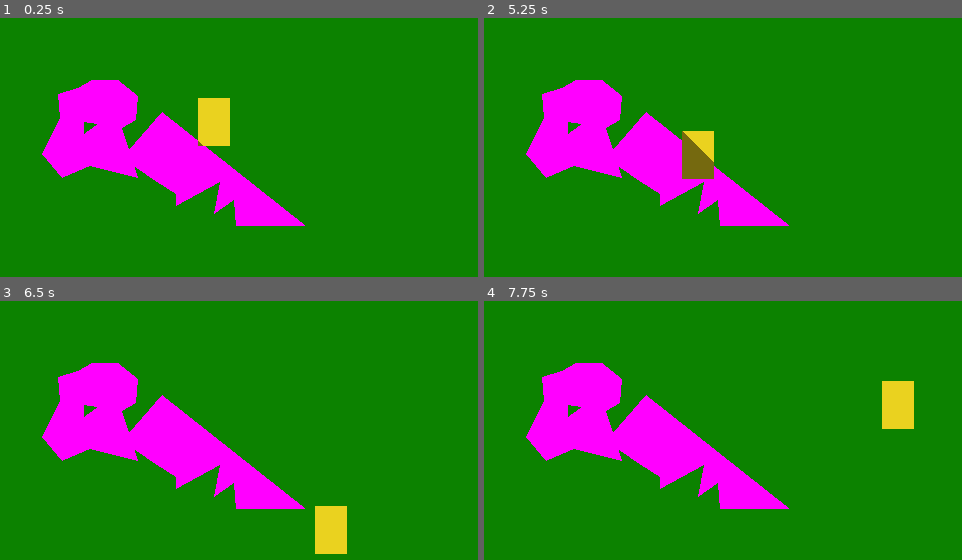
Above: before the commit, frames 1-4 (two rows, left to right).
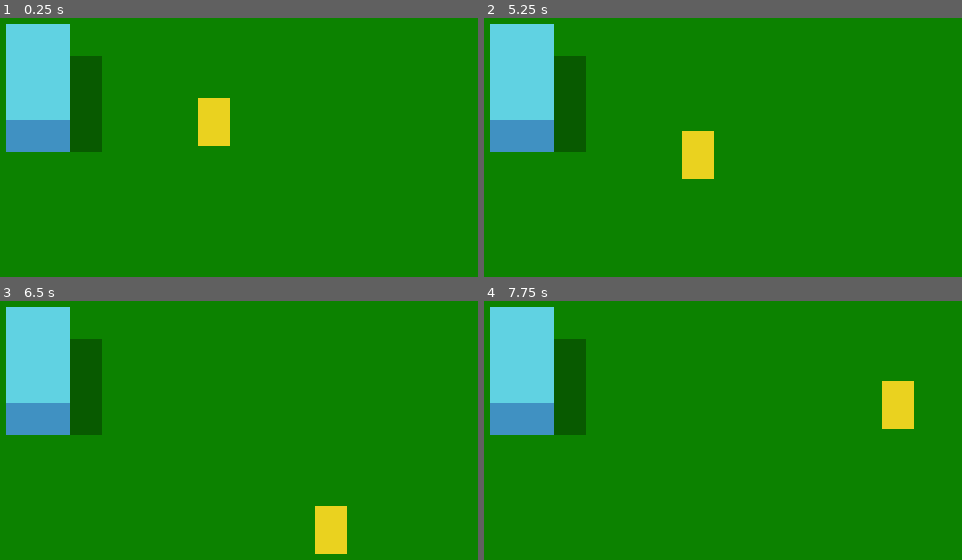
Above: after the commit, the same moments.

Repository: paperman5/godot-shadow-test
Game: Godot game, scene res://Level.tscn
Same seed, same stepped clock (60 frames per second), same inputs: the game is played once before the commit and once after it.
Inputs:
- Up to frame 1 (0.25 s): no input
- Up to frame 2 (5.25 s): tap Enter at 0.5 s; hold D (move_right) 0.53-1.28 s; hold S (move_down) 1.28-2.03 s; hold D (move_right) 2.03-2.78 s; hold W (move_up) 2.78-3.53 s; hold A (move_left) 3.53-5.03 s; hold S (move_down) from 5.03 s (still down)
- Up to frame 3 (6.5 s): release S (move_down) at 5.78 s; hold D (move_right) from 5.78 s (still down)
- Up to frame 4 (7.75 s): release D (move_right) at 6.53 s; hold W (move_up) 6.53-7.28 s; hold D (move_right) from 7.28 s (still down)

The runs differ from the first frame. In frame 1, 18% of the frame differs, in the area x 1-64%, y 2-81%; in frame 2, 18%; in frame 3, 18%; in frame 4, 18%.

Commit message:
Add shadow render layer and use it for shading calculations

Diff:
--- a/Character.gd
+++ b/Character.gd
@@ -5,6 +5,12 @@
 var shear := 0.5
 
 onready var spr = get_node("Sprite")
+onready var sv : Viewport = get_node("/root/Level/ShadowViewport")
+
+func _ready():
+	var svt = sv.get_texture()
+	svt.viewport_path = sv.get_path()
+	spr.material.set_shader_param("shadow_texture", svt)
 
 func _physics_process(delta):
 	var input := Vector2(Input.get_axis("move_left", "move_right"), Input.get_axis("move_up", "move_down"))
--- a/Character.tscn
+++ b/Character.tscn
@@ -7,6 +7,7 @@
 [sub_resource type="Shader" id=3]
 code = "shader_type canvas_item;
 
+uniform sampler2D shadow_texture : hint_white;
 uniform vec2 shadow_vec = vec2(0.0);
 uniform vec4 shadow_color : hint_color;
 uniform bool pixelate = false;
@@ -15,26 +16,38 @@
 	vec2 display_size = 1.0 / fwidth(UV); // onscreen size in pixels
 	vec2 local_pos = vec2(UV.x * display_size.x, (1.0 - UV.y) * display_size.y); // local position from bottom-left in pixels
 	vec2 sample_loc = vec2(FRAGCOORD.x, FRAGCOORD.y - local_pos.y);
-	sample_loc.y -= local_pos.y * shadow_vec.y;
 	sample_loc.x += shadow_vec.x * local_pos.y;
-	sample_loc = round(sample_loc / SCREEN_PIXEL_SIZE) * SCREEN_PIXEL_SIZE; // fix some artifacts
+	sample_loc.y -= shadow_vec.y * local_pos.y;
+	sample_loc *= SCREEN_PIXEL_SIZE;
+	sample_loc = vec2(sample_loc.x, 1.0 - sample_loc.y); // transform to screen UV space
 
-	vec4 c = texelFetch(SCREEN_TEXTURE, ivec2(sample_loc), 0);
+	vec4 c = texture(shadow_texture, sample_loc);
 
 	vec4 tex = texture(TEXTURE, UV);
 
-	if (c == shadow_color) {
-		COLOR = vec4(tex.rgb * 0.5, tex.a);
+	COLOR = c;
+
+	if (c.a > 0.1) {
+		COLOR = vec4(tex.rgb * shadow_color.rgb, tex.a);
 	} else {
 		COLOR = tex;
 	}
 }"
 
+[sub_resource type="Gradient" id=5]
+offsets = PoolRealArray( 0 )
+colors = PoolColorArray( 0.117647, 0.117647, 0.117647, 0 )
+
+[sub_resource type="GradientTexture" id=6]
+gradient = SubResource( 5 )
+
 [sub_resource type="ShaderMaterial" id=4]
+resource_local_to_scene = true
 shader = SubResource( 3 )
-shader_param/shadow_vec = Vector2( 1, 0 )
-shader_param/shadow_color = Color( 1, 0, 1, 1 )
+shader_param/shadow_vec = Vector2( 1, 0.125 )
+shader_param/shadow_color = Color( 0.670588, 0.690196, 0.890196, 1 )
 shader_param/pixelate = true
+shader_param/shadow_texture = SubResource( 6 )
 
 [sub_resource type="RectangleShape2D" id=1]
 extents = Vector2( 8, 3 )
@@ -45,7 +58,7 @@
 [node name="Sprite2" type="Sprite" parent="."]
 visible = false
 modulate = Color( 1, 0, 1, 1 )
-position = Vector2( 8, 23 )
+position = Vector2( 8, 11 )
 texture = ExtResource( 3 )
 
 [node name="Sprite" type="Sprite" parent="."]
--- /dev/null
+++ b/Level.gd
@@ -0,0 +1,9 @@
+extends Node2D
+
+
+onready var sv : Viewport = get_node("ShadowViewport")
+
+func _ready():
+	for s in get_tree().get_nodes_in_group("shadow"):
+		s.get_parent().remove_child(s)
+		sv.add_child(s)
--- a/Level.tscn
+++ b/Level.tscn
@@ -1,12 +1,48 @@
-[gd_scene load_steps=2 format=2]
+[gd_scene load_steps=8 format=2]
 
+[ext_resource path="res://box-shadow.png" type="Texture" id=1]
 [ext_resource path="res://Character.tscn" type="PackedScene" id=2]
+[ext_resource path="res://Level.gd" type="Script" id=3]
+[ext_resource path="res://Box.tscn" type="PackedScene" id=4]
+
+[sub_resource type="Shader" id=2]
+code = "shader_type canvas_item;
+
+uniform vec4 shadow_color : hint_color;
+
+void fragment() {
+	vec4 tex = texture(TEXTURE, UV);
+	vec4 scr = texture(SCREEN_TEXTURE, SCREEN_UV);
+	COLOR = vec4(scr.rgb * shadow_color.rgb, tex.a);
+}"
+
+[sub_resource type="ShaderMaterial" id=3]
+shader = SubResource( 2 )
+shader_param/shadow_color = Color( 0.670588, 0.690196, 0.890196, 1 )
+
+[sub_resource type="ViewportTexture" id=1]
+viewport_path = NodePath("ShadowViewport")
 
 [node name="Level" type="Node2D"]
+script = ExtResource( 3 )
 
-[node name="Polygon2D" type="Polygon2D" parent="."]
+[node name="ShadowViewport" type="Viewport" parent="."]
+size = Vector2( 320, 180 )
+transparent_bg = true
+hdr = false
+disable_3d = true
+usage = 0
+render_target_v_flip = true
+
+[node name="Background" type="Polygon2D" parent="."]
 z_index = -10
 color = Color( 0.0509804, 0.513726, 0, 1 )
+polygon = PoolVector2Array( 0, 0, 320, 0, 320, 180, 0, 180 )
+
+[node name="ShadowLayer" type="Polygon2D" parent="."]
+material = SubResource( 3 )
+z_index = -3
+texture = SubResource( 1 )
 polygon = PoolVector2Array( 0, 0, 320, 0, 320, 180, 0, 180 )
 
 [node name="YSort" type="YSort" parent="."]
@@ -14,18 +50,10 @@
 [node name="Character" parent="YSort" instance=ExtResource( 2 )]
 position = Vector2( 188, 99 )
 
-[node name="Polygon2D" type="Polygon2D" parent="YSort"]
-z_index = -1
-color = Color( 1, 0, 1, 1 )
-polygon = PoolVector2Array( 126, 109, 150, 115, 142, 90, 149, 86, 150, 74, 140, 66, 127, 66, 120, 70, 110, 73, 111, 85, 102, 103, 112, 115 )
+[node name="Box" parent="YSort" instance=ExtResource( 4 )]
+position = Vector2( 84, 102 )
 
-[node name="Polygon2D2" type="Polygon2D" parent="YSort"]
-position = Vector2( -13, 8 )
-z_index = -1
-color = Color( 1, 0, 1, 1 )
-polygon = PoolVector2Array( 171, 108, 155, 97, 175, 74, 247, 131, 212, 131, 211, 118, 201, 125, 204, 109, 182, 121, 182, 115 )
-
-[node name="Polygon2D3" type="Polygon2D" parent="YSort"]
-z_index = -1
-color = Color( 0.0509804, 0.513726, 0, 1 )
-polygon = PoolVector2Array( 123, 93, 123, 87, 130, 88 )
+[node name="Sprite" type="Sprite" parent="YSort" groups=["shadow"]]
+modulate = Color( 0, 0, 0, 1 )
+position = Vector2( 124, 78 )
+texture = ExtResource( 1 )
Not shown: 1 places in Character.tscn that only renumber resources
